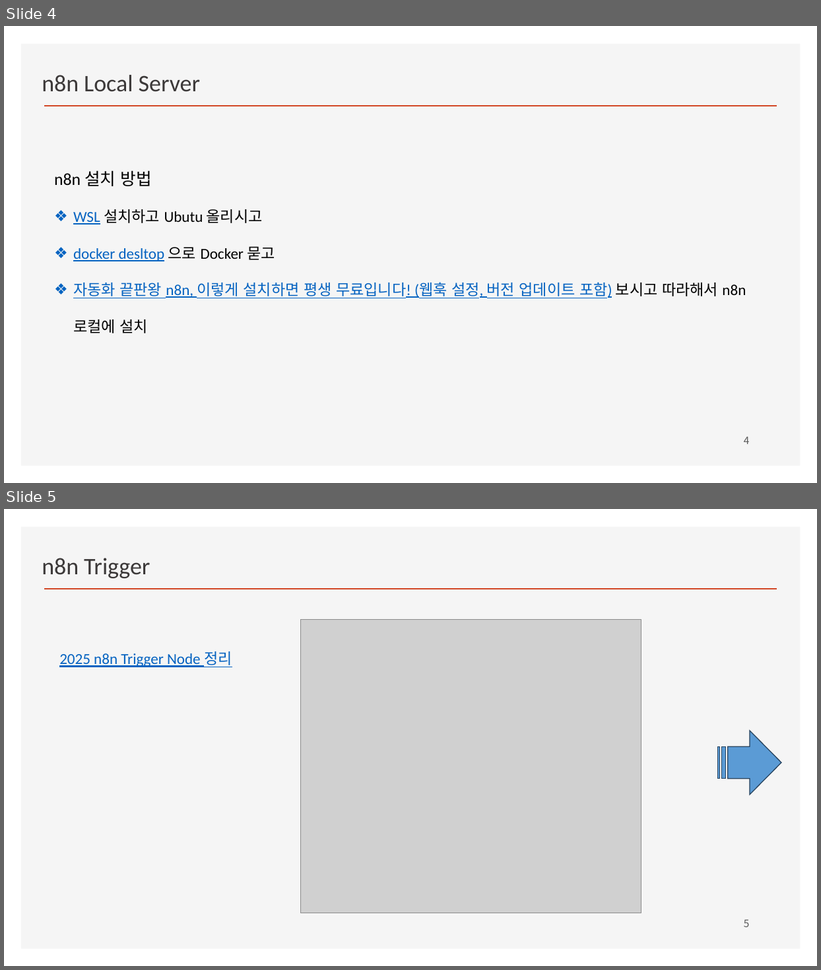
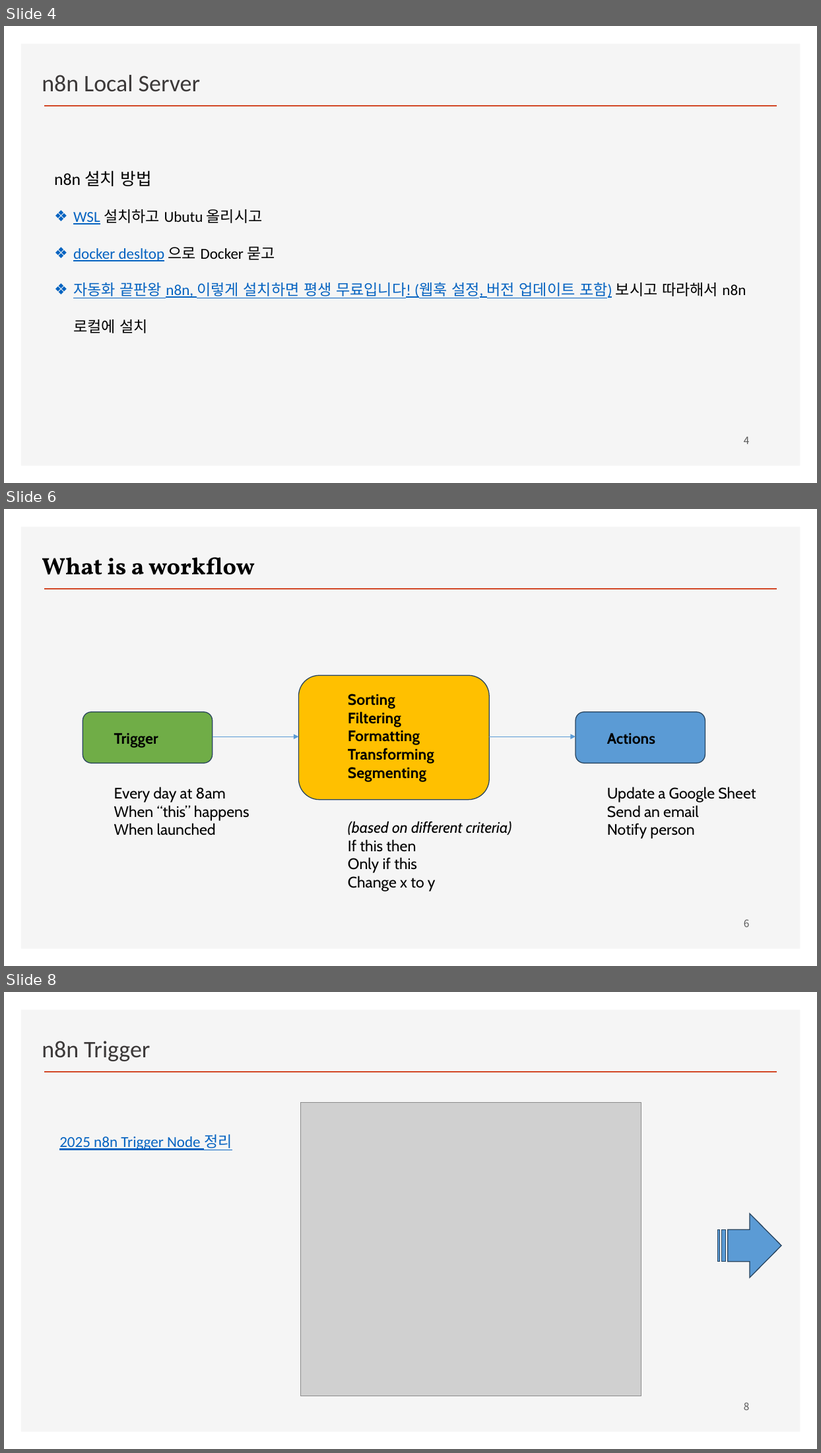
Before and after one commit to ancestor9/2026_Fall_Learning-Langchain-AI-Agent, a slide deck: PPTs/04_AI Workflow_n8n.pptx. Shown one above the other, each under a label of ours: slides 4 and 5 before the commit, slides 4, 6 and 8 after it; the slides between them are not shown. The pictures are 821x970 and 821x1453 pixels, drawn with LibreOffice and Linux fonts; fonts in the diff are those of the drawing; grey boxes stand for pictures; background and template pictures are left out. Boxes give left, top, right and bottom in pixels: in the first picture for what was removed or moved away, otherwise in the second. Text is boxed around its words. In the diff, an @@ line names an element or a change of style, - is before the commit and + after.

```diff
--- a/PPTs/04_AI Workflow_n8n.pptx
+++ b/PPTs/04_AI Workflow_n8n.pptx
@@ slide 6 added at <box>4,509,817,966</box>, background #FFFFFF; not listed: 2 template elements that a slide beside it also shows @@
@@ text added at <box>42,557,255,575</box>, 28 pt, text #000000, bold @@
+What is a workflow
@@ rounded rectangle added at <box>298,675,490,800</box>, fill #FFC000, outline #28445D 1 pt @@
@@ text added at <box>348,694,512,892</box>, 18 pt, text #000000 @@
+Sorting
+Filtering
+Formatting
+Transforming
+Segmenting
+(based on different criteria)
+If this then
+Only if this
+Change x to y
@@ rounded rectangle added at <box>83,712,212,763</box>, fill #70AD47, outline #28445D 1 pt @@
@@ rounded rectangle added at <box>576,712,705,763</box>, fill #5B9BD5, outline #28445D 1 pt @@
@@ text added at <box>114,733,250,836</box>, 18 pt, text #000000 @@
+Trigger
+Every day at 8am
+When “this” happens
+When launched
@@ arrow added from (213, 737) to (298, 737), #5B9BD5 0.5 pt @@
@@ arrow added from (490, 737) to (576, 737), #5B9BD5 0.5 pt @@
@@ text added at <box>607,733,756,839</box>, 18 pt, text #000000 @@
+Actions
+Update a Google Sheet
+Send an email
+Notify person
@@ page number added at <box>744,920,750,927</box>, 12 pt, text #595959 @@
+6
@@ what was slide 5 is now slide 8 @@
@@ page number at <box>744,1403,750,1410</box>: text changed @@
-5
+8
```
Also in this commit, not shown: 13 other slides added.
